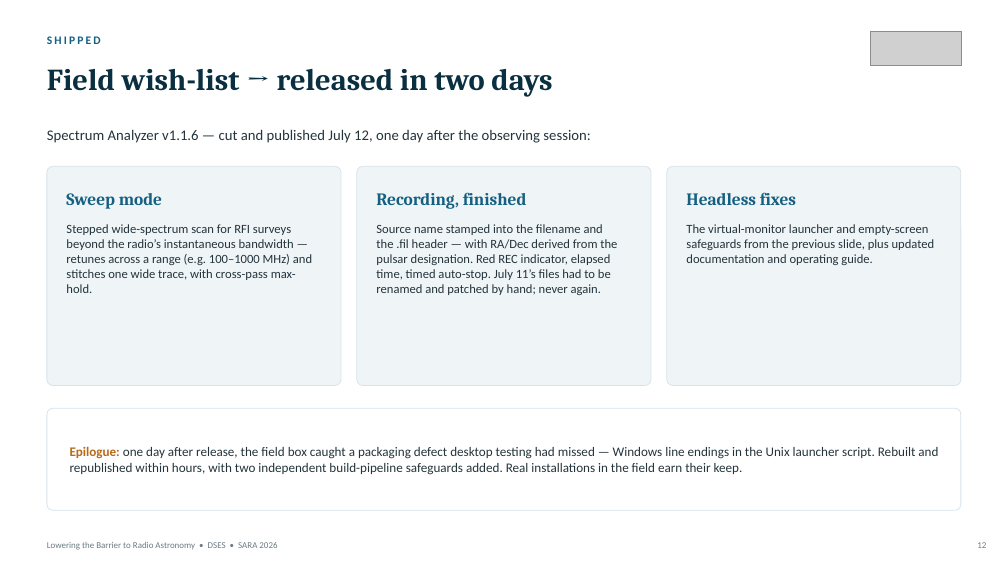
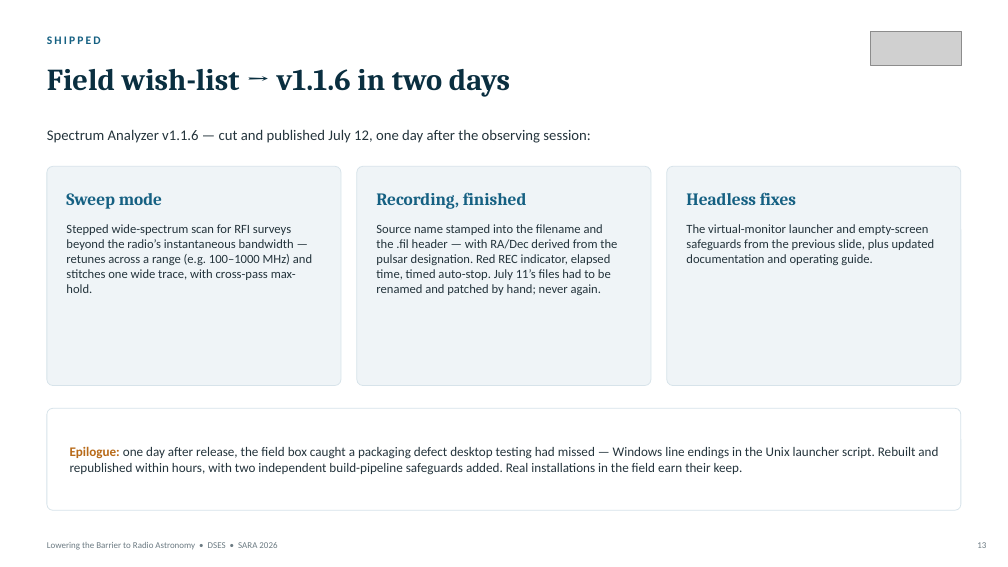
Before and after one commit to K0GD/dses-workbench, a slide deck: slide 13 of reports/sara-2026/Lowering_the_Barrier_to_Radio_Astronomy_SARA_2026.pptx (slide 12 before the commit). Drawn at 1008x567 pixels with LibreOffice and Linux fonts; fonts in the diff are those of the drawing; grey boxes stand for pictures. Boxes give left, top, right and bottom in pixels: in the first picture for what was removed or moved away, otherwise in the second. Text is boxed around its words. In the diff, an @@ line names an element or a change of style, - is before the commit and + after.

```diff
--- a/reports/sara-2026/Lowering_the_Barrier_to_Radio_Astronomy_SARA_2026.pptx
+++ b/reports/sara-2026/Lowering_the_Barrier_to_Radio_Astronomy_SARA_2026.pptx
@@ text at (47,69,510,97): text changed @@
-Field wish-list → released in two days
+Field wish-list → v1.1.6 in two days
```
Also in this commit, not shown: 7 other slides changed, 3 slides added, 1 slide removed, 3 other files.
